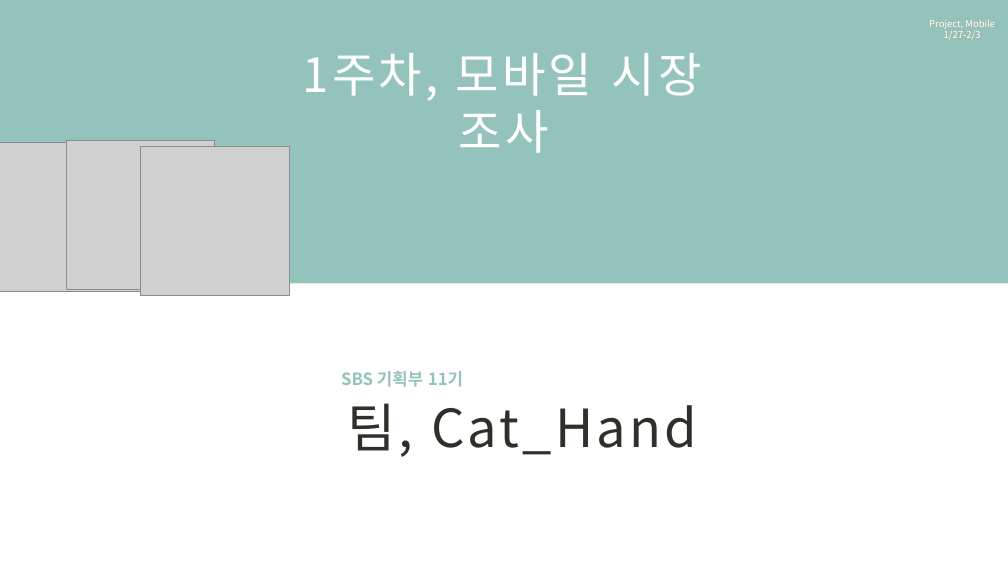
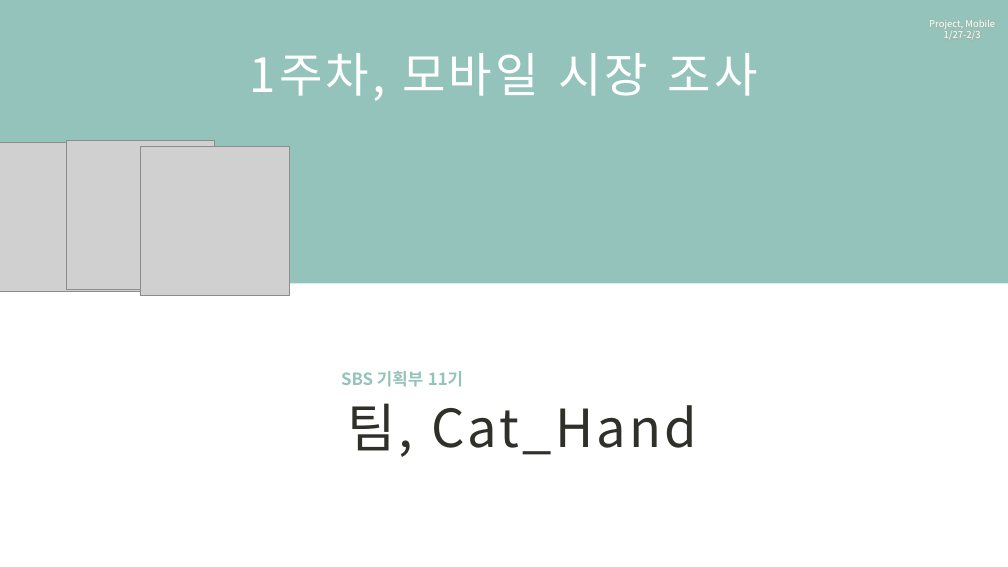
Before and after one commit to nohyunjil/portfolio, a slide deck: slide 1 of 모바일게임시장분석 _ cat hands/시장조사 1주차 _ cat hands 완성본.pptx. Drawn at 1008x567 pixels with LibreOffice and Linux fonts; fonts in the diff are those of the drawing; grey boxes stand for pictures; background and template pictures are left out. Boxes give left, top, right and bottom in pixels: in the first picture for what was removed or moved away, otherwise in the second. Text is boxed around its words. In the diff, an @@ line names an element or a change of style, - is before the commit and + after.

Commit message:
23.06.02
시장분석 수정

```diff
--- a/모바일게임시장분석 _ cat hands/시장조사 1주차 _ cat hands 완성본.pptx
+++ b/모바일게임시장분석 _ cat hands/시장조사 1주차 _ cat hands 완성본.pptx
@@ text "1주차, 모바일 시장 조사" rewrapped from (303, 53, 702, 153) to (250, 53, 758, 101) @@
```
Also in this commit, not shown: 13 other slides changed.
